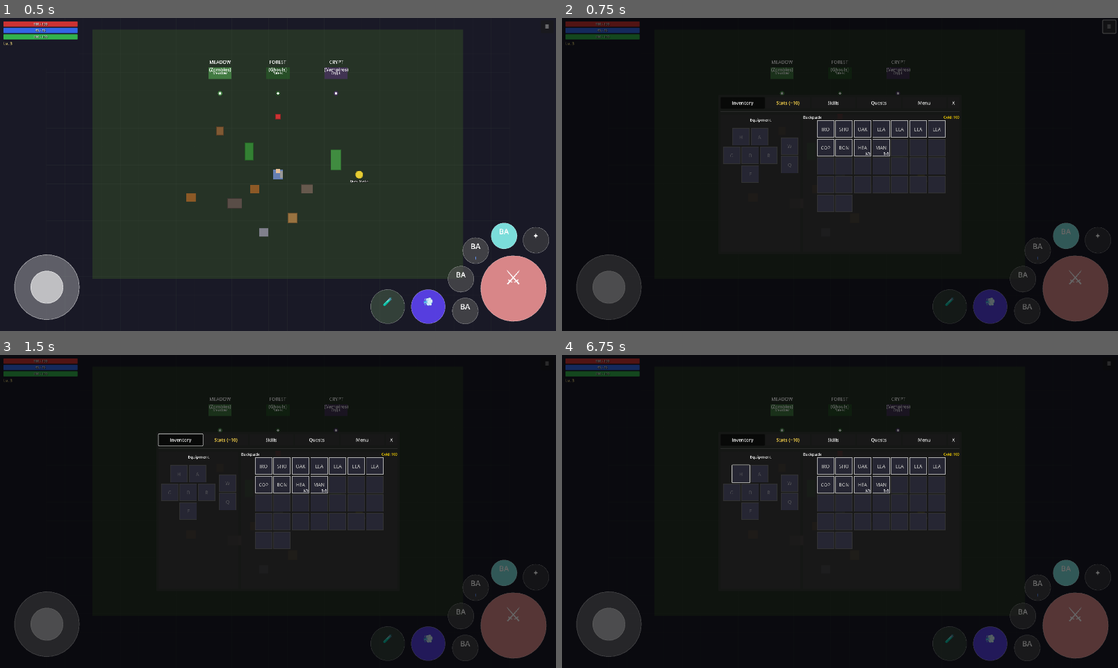
Above: before the commit, frames 1-4 (two rows, left to right).
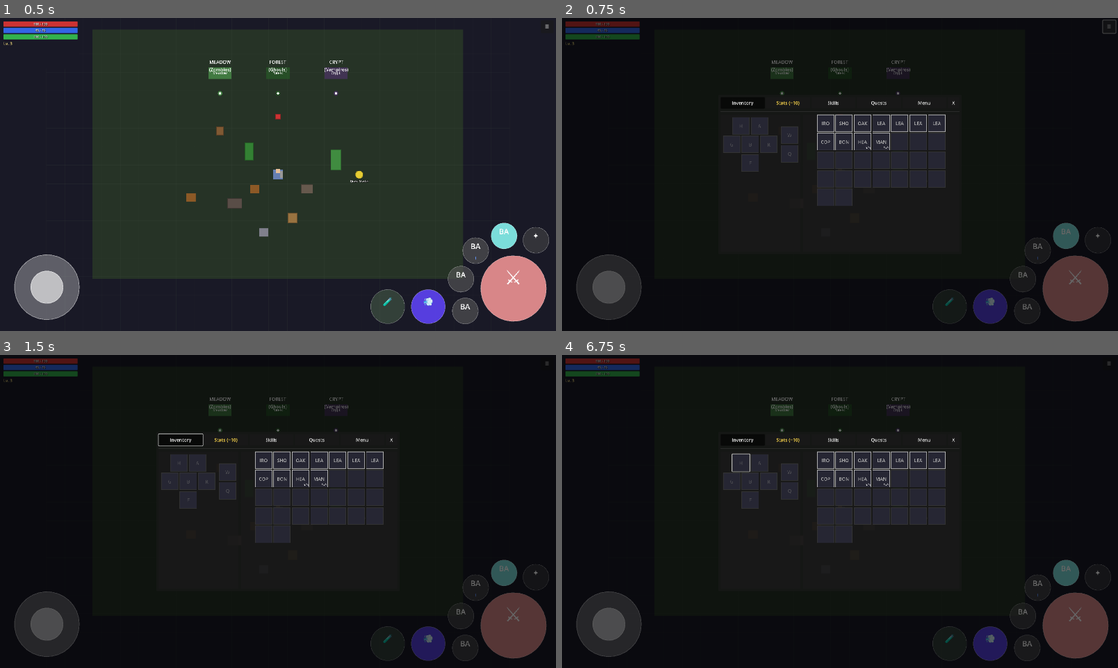
Above: after the commit, the same moments.

Repository: MatousHruska/MobileTestia
Game: Godot game, scene res://scenes/world/test_zone.tscn
Two runs of this game, one before a commit and one after it. Both use one fixed random seed, a clock stepped at 60 frames per second and the inputs below.
Inputs:
- Up to frame 1 (0.5 s): no input
- Up to frame 2 (0.75 s): click "☰" at 0.5 s
- Up to frame 3 (1.5 s): click "Inventory" at 1.25 s
- Up to frame 4 (6.75 s): click "Stats (+10)" at 2 s; click "Skills" at 2.75 s; click "Quests" at 3.5 s; click "Active" at 4.25 s; click "Completed" at 5 s; click "Inventory" at 5.75 s; click "H" at 6.5 s

Frame 1 is identical in both runs. In frame 2, 2.8% of the frame differs, in the area x 29-72%, y 30-62%; in frame 3, 2.8%; in frame 4, 2.8%.

Commit message:
Remove Equipment/Backpack labels and gold counter from inventory panel

Diff:
--- a/scripts/ui/inventory/inventory_panel.gd
+++ b/scripts/ui/inventory/inventory_panel.gd
@@ -53,7 +53,6 @@
 ## UI References (set up in _ready)
 var equipment_container: VBoxContainer
 var backpack_container: GridContainer
-var gold_label: Label
 var item_popup: Control  # ItemDetailPopup instance
 var equip_margin: MarginContainer
 var equip_vbox: VBoxContainer
@@ -120,13 +119,6 @@
 
 	# Update margins when panel resizes
 	equip_panel.resized.connect(_on_panel_resized.bind(equip_panel, equip_margin, equip_vbox, false))
-
-	# Header
-	var header := Label.new()
-	header.text = "Equipment"
-	header.horizontal_alignment = HORIZONTAL_ALIGNMENT_CENTER
-	header.add_theme_font_size_override("font_size", 14)
-	equip_vbox.add_child(header)
 
 	# Two-column layout: Armor | Combat
 	var columns_hbox := HBoxContainer.new()
@@ -191,24 +183,6 @@
 
 	# Update margins when panel resizes
 	backpack_panel.resized.connect(_on_panel_resized.bind(backpack_panel, backpack_margin, backpack_vbox, true))
-
-	# Header with gold
-	var header_row := HBoxContainer.new()
-	header_row.name = "HeaderRow"
-	backpack_vbox.add_child(header_row)
-
-	var header := Label.new()
-	header.text = "Backpack"
-	header.size_flags_horizontal = SIZE_EXPAND_FILL
-	header.add_theme_font_size_override("font_size", 14)
-	header_row.add_child(header)
-
-	gold_label = Label.new()
-	gold_label.name = "GoldLabel"
-	gold_label.text = "Gold: 0"
-	gold_label.add_theme_font_size_override("font_size", 12)
-	gold_label.modulate = Color(1.0, 0.85, 0.0)
-	header_row.add_child(gold_label)
 
 	# Grid container - center-aligned
 	var grid_row := HBoxContainer.new()
@@ -303,14 +277,12 @@
 	Inventory.equipment_changed.connect(_on_equipment_changed)
 	Inventory.item_selected.connect(_on_item_selected)
 	Inventory.item_deselected.connect(_on_item_deselected)
-	Inventory.gold_changed.connect(_on_gold_changed)
 	Inventory.swap_mode_changed.connect(_on_swap_mode_changed)
 
 
 func _refresh_all() -> void:
 	_refresh_equipment()
 	_refresh_backpack()
-	_refresh_gold()
 
 
 func _refresh_equipment() -> void:
@@ -352,9 +324,6 @@
 		)
 
 
-func _refresh_gold() -> void:
-	if gold_label:
-		gold_label.text = "Gold: %d" % Inventory.gold
 
 
 ## Public method to force refresh all UI (called when panel becomes visible)
@@ -412,8 +381,6 @@
 	item_popup.hide_popup()
 
 
-func _on_gold_changed(_new_amount: int) -> void:
-	_refresh_gold()
 
 
 func _on_swap_mode_changed(active: bool) -> void:
